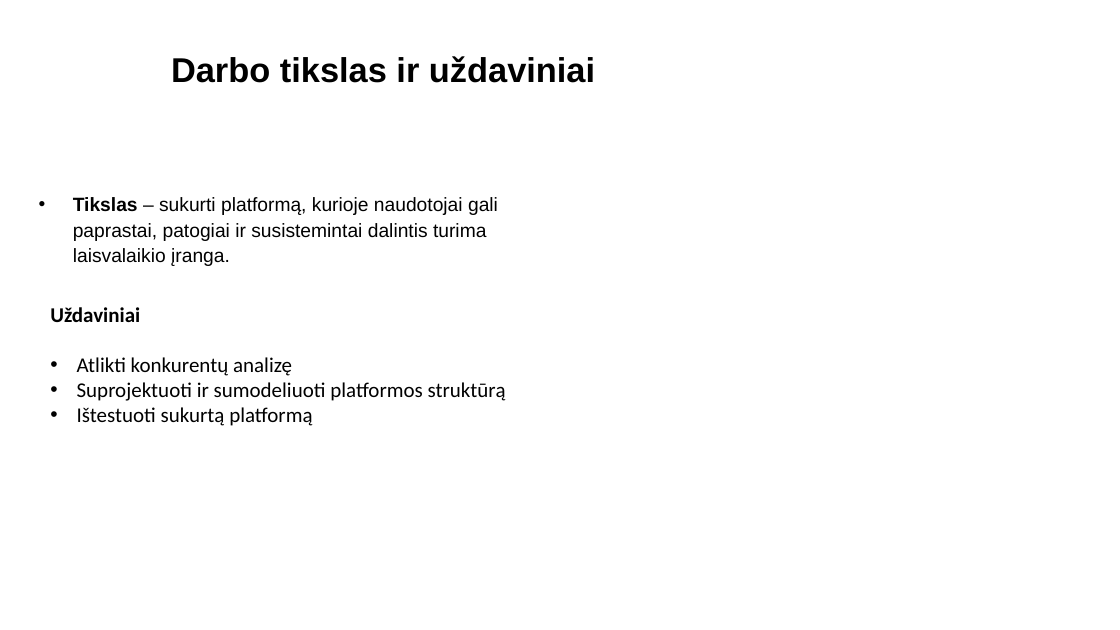
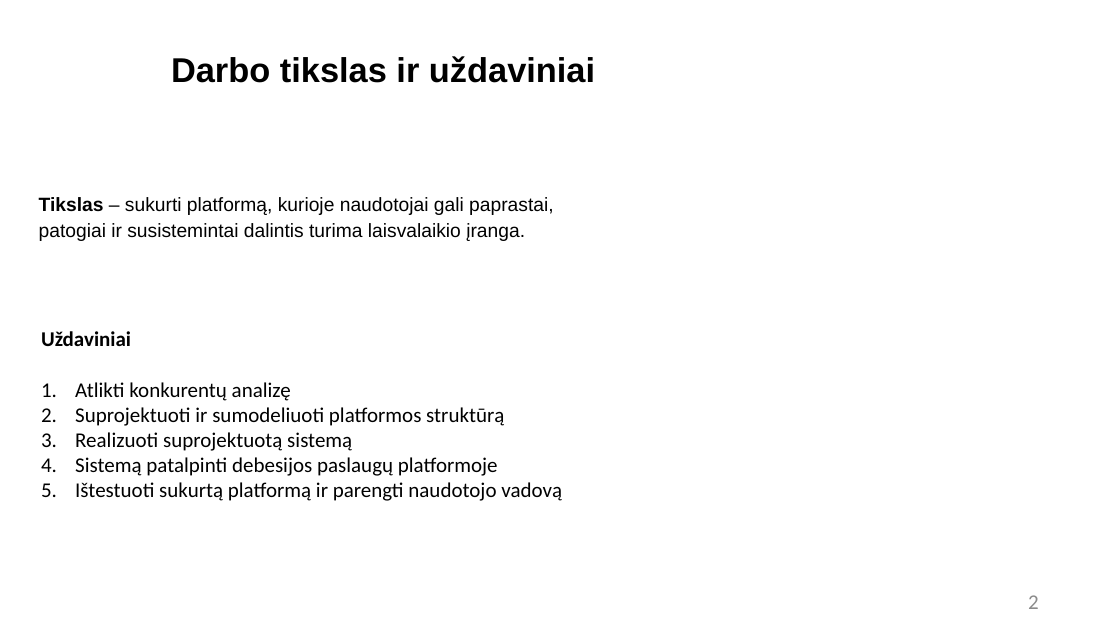
Before and after one commit to RedasNiuklys/Laisvalaikio-preki--dalinimosi-platforma, a slide deck: slide 2 of Office_stuff/Tarpinio Gynimo skaidrės.pptx. Drawn at 1120x630 pixels with LibreOffice and Linux fonts; fonts in the diff are those of the drawing; background and template pictures are left out. Boxes give left, top, right and bottom in pixels: in the first picture for what was removed or moved away, otherwise in the second. Text is boxed around its words. In the diff, an @@ line names an element or a change of style, - is before the commit and + after.

```diff
--- a/Office_stuff/Tarpinio Gynimo skaidrės.pptx
+++ b/Office_stuff/Tarpinio Gynimo skaidrės.pptx
@@ text "Tikslas – sukurti platformą, kurioje ..." at [39,197,553,241]: bullet • to none @@
@@ text "Uždaviniai": place and size @@
-text "Uždaviniai" at [50,307,506,426]
+text "Uždaviniai" at [41,331,562,501]
@@ text at [75,382,504,426]: bullet • to 1. @@
@@ text at [75,432,562,501]: text changed @@
-• Ištestuoti sukurtą platformą
+3. Realizuoti suprojektuotą sistemą
+4. Sistemą patalpinti debesijos paslaugų platformoje
+5. Ištestuoti sukurtą platformą ir parengti naudotojo vadovą
@@ page number added at [1028,595,1039,609], 36 pt, text #8C8C8C @@
+2
```
Also in this commit, not shown: 4 other slides changed, 11 slides added, 6 slides removed, 13 other files.
